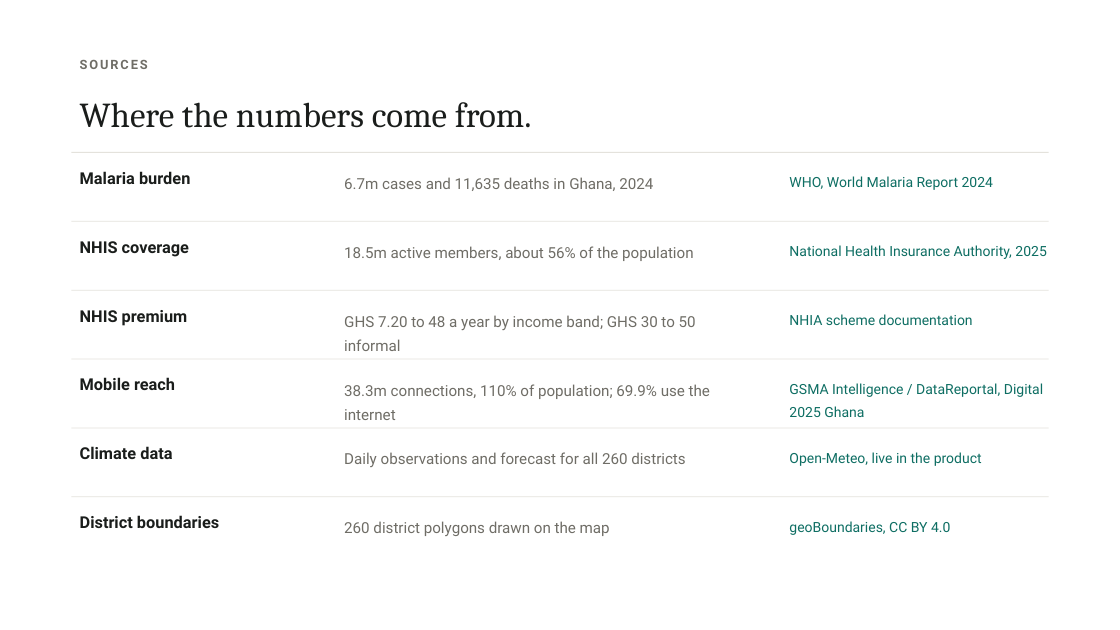
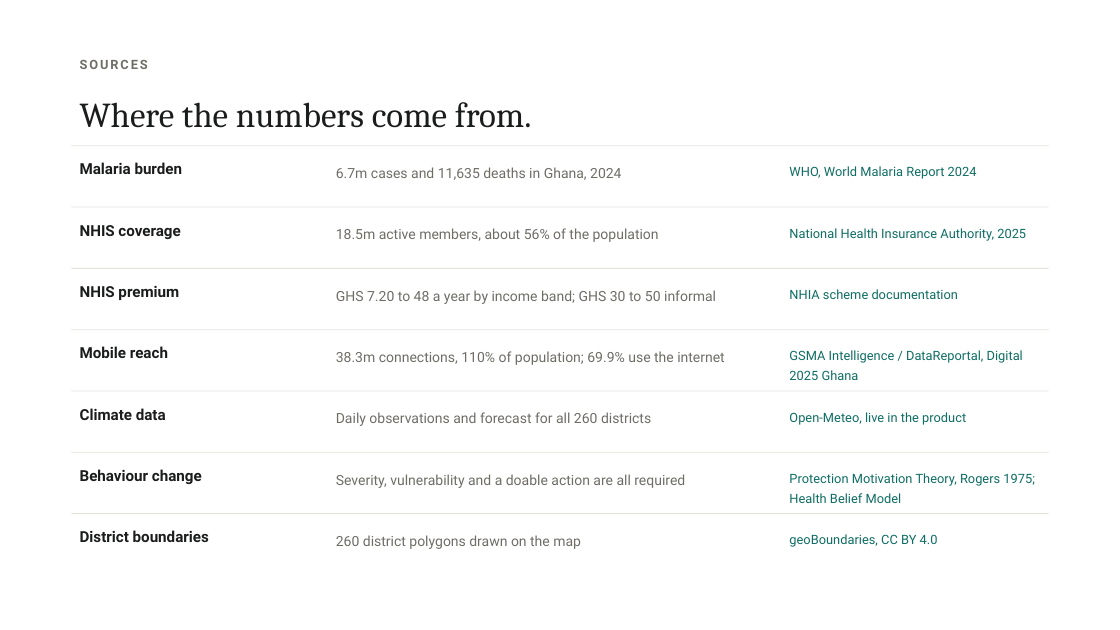
Before and after one commit to Joeboy77/ClimateHealth, a slide deck: slide 18 of deck/ClimaHealth-Predict.pptx (slide 16 before the commit). Drawn at 1120x630 pixels with LibreOffice and Linux fonts; fonts in the diff are those of the drawing. Boxes give left, top, right and bottom in pixels: in the first picture for what was removed or moved away, otherwise in the second. Text is boxed around its words. In the diff, an @@ line names an element or a change of style, - is before the commit and + after.

```diff
--- a/deck/ClimaHealth-Predict.pptx
+++ b/deck/ClimaHealth-Predict.pptx
@@ rectangle: place and size @@
-rectangle at [71, 152, 1049, 153]
+rectangle at [71, 145, 1049, 146]
@@ text "Malaria burden": place and size @@
-text "Malaria burden" at [80, 171, 190, 184]
+text "Malaria burden" at [80, 162, 183, 174]
@@ text "6.7m cases and 11,635 deaths ...": place and size @@
-text "6.7m cases and 11,635 deaths ..." at [344, 177, 653, 191]
+text "6.7m cases and 11,635 deaths ..." at [336, 167, 621, 180]
@@ text "WHO, World Malaria Report 2024": place and size @@
-text "WHO, World Malaria Report 2024" at [789, 176, 993, 190]
+text "WHO, World Malaria Report 2024" at [789, 166, 977, 179]
@@ rectangle: place and size @@
-rectangle at [71, 221, 1049, 222]
+rectangle at [71, 207, 1049, 208]
@@ text "NHIS coverage": place and size @@
-text "NHIS coverage" at [80, 241, 189, 257]
+text "NHIS coverage" at [80, 225, 180, 239]
@@ text "18.5m active members, about 56% ...": place and size @@
-text "18.5m active members, about 56% ..." at [344, 246, 693, 261]
+text "18.5m active members, about 56% ..." at [336, 228, 659, 242]
@@ text "National Health Insurance Authority, 2025": place and size @@
-text "National Health Insurance Authority, 2025" at [789, 245, 1046, 259]
+text "National Health Insurance Authority, 2025" at [789, 228, 1026, 241]
@@ rectangle: place and size @@
-rectangle at [71, 290, 1049, 291]
+rectangle at [71, 268, 1049, 269]
@@ text "NHIS premium": place and size @@
-text "NHIS premium" at [80, 310, 188, 326]
+text "NHIS premium" at [80, 286, 179, 300]
@@ text "GHS 7.20 to 48 a ...": place and size @@
-text "GHS 7.20 to 48 a ..." at [344, 315, 696, 351]
+text "GHS 7.20 to 48 a ..." at [336, 290, 716, 304]
@@ text "NHIA scheme documentation": place and size @@
-text "NHIA scheme documentation" at [789, 314, 973, 325]
+text "NHIA scheme documentation" at [789, 289, 959, 299]
@@ rectangle: place and size @@
-rectangle at [71, 359, 1049, 360]
+rectangle at [71, 329, 1049, 330]
@@ text "Mobile reach": place and size @@
-text "Mobile reach" at [80, 377, 175, 390]
+text "Mobile reach" at [80, 346, 168, 358]
@@ text "38.3m connections, 110% of population; ...": place and size @@
-text "38.3m connections, 110% of population; ..." at [344, 384, 710, 420]
+text "38.3m connections, 110% of population; ..." at [336, 351, 725, 365]
@@ text "GSMA Intelligence / DataReportal, Digital ...": place and size @@
-text "GSMA Intelligence / DataReportal, Digital ..." at [789, 383, 1043, 417]
+text "GSMA Intelligence / DataReportal, Digital ..." at [789, 350, 1023, 380]
@@ text "Climate data": place and size @@
-text "Climate data" at [80, 446, 172, 459]
+text "Climate data" at [80, 408, 166, 420]
@@ rectangle: place and size @@
-rectangle at [71, 428, 1049, 429]
+rectangle at [71, 391, 1049, 392]
@@ text "Daily observations and forecast for ...": place and size @@
-text "Daily observations and forecast for ..." at [344, 452, 686, 467]
+text "Daily observations and forecast for ..." at [336, 412, 651, 426]
@@ text "Open-Meteo, live in the product": place and size @@
-text "Open-Meteo, live in the product" at [789, 452, 982, 466]
+text "Open-Meteo, live in the product" at [789, 412, 966, 425]
@@ rectangle: place and size @@
-rectangle at [71, 497, 1049, 497]
+rectangle at [71, 452, 1049, 453]
@@ text added at [80, 469, 202, 484], 13 pt, text #1A1D1B, bold @@
+Behaviour change
@@ text added at [336, 474, 685, 488], 12 pt, text #6F6D66 @@
+Severity, vulnerability and a doable action are all required
@@ text added at [789, 473, 1035, 503], 11 pt, text #0E6E63 @@
+Protection Motivation Theory, Rogers 1975; Health Belief Model
@@ size 14 to 13 pt in 6 elements at [80, 162, 183, 174], [80, 225, 180, 239], [80, 286, 179, 300], [80, 346, 168, 358], [80, 408, 166, 420], [80, 530, 209, 542] @@
@@ text "District boundaries": place and size @@
-text "District boundaries" at [80, 515, 219, 528]
+text "District boundaries" at [80, 530, 209, 542]
@@ rectangle added at [71, 513, 1049, 514], fill #E4E2DC @@
@@ size 13 to 12 pt; line spacing 1.35 to 1.3 in 6 elements at [336, 167, 621, 180], [336, 228, 659, 242], [336, 290, 716, 304], [336, 351, 725, 365], [336, 412, 651, 426], [336, 535, 581, 549] @@
@@ text "260 district polygons drawn on ...": place and size @@
-text "260 district polygons drawn on ..." at [344, 521, 610, 536]
+text "260 district polygons drawn on ..." at [336, 535, 581, 549]
@@ size 12 to 11 pt; line spacing 1.35 to 1.3 in 6 elements at [789, 166, 977, 179], [789, 228, 1026, 241], [789, 289, 959, 299], [789, 350, 1023, 380], [789, 412, 966, 425], [789, 534, 938, 547] @@
@@ text "geoBoundaries, CC BY 4.0": place and size @@
-text "geoBoundaries, CC BY 4.0" at [789, 521, 950, 535]
+text "geoBoundaries, CC BY 4.0" at [789, 534, 938, 547]
```
Also in this commit, not shown: 1 other slide changed, 2 slides added, 2 other files.
